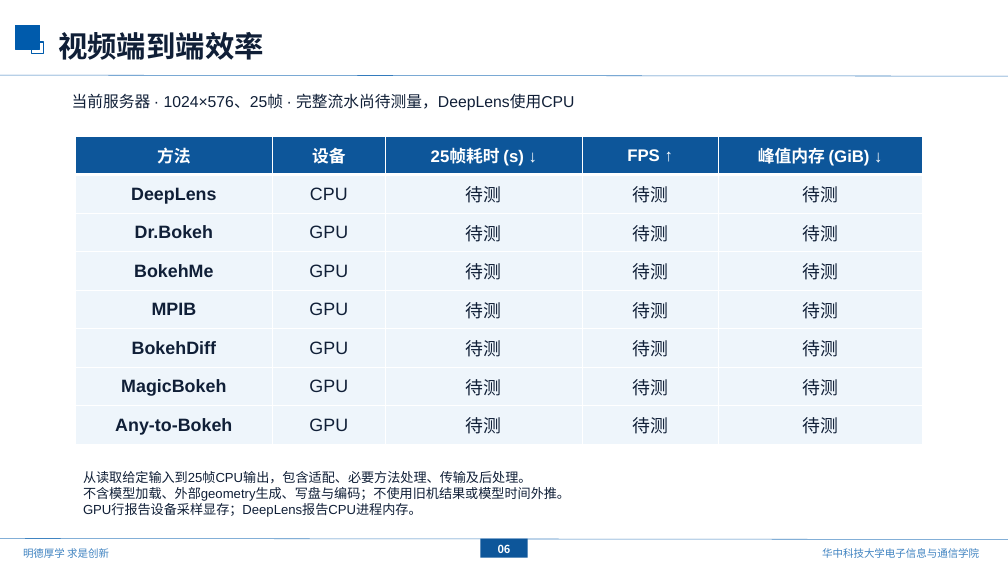
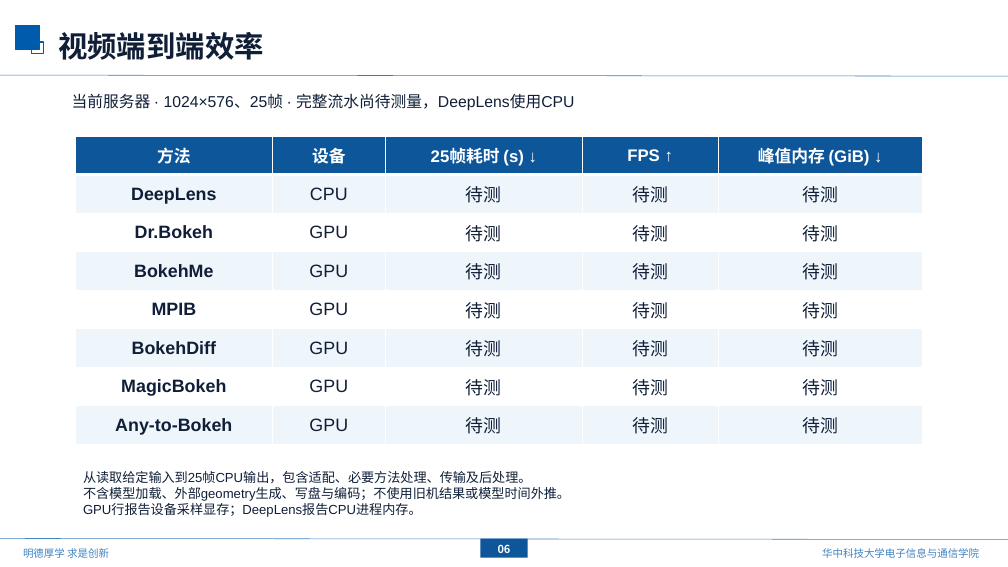
Before and after one commit to mengmcy1/OPPO-depth-guided-video-bokeh, a slide deck: slide 7 of 汇报/下次汇报草稿_基线更新与ATB分析/基线更新与ATB效率分析_草稿.pptx. Drawn at 1008x567 pixels with LibreOffice and Linux fonts; fonts in the diff are those of the drawing; background and template pictures are left out. Boxes give left, top, right and bottom in pixels: in the first picture for what was removed or moved away, otherwise in the second. Text is boxed around its words. In the diff, an @@ line names an element or a change of style, - is before the commit and + after.

```diff
--- a/汇报/下次汇报草稿_基线更新与ATB分析/基线更新与ATB效率分析_草稿.pptx
+++ b/汇报/下次汇报草稿_基线更新与ATB分析/基线更新与ATB效率分析_草稿.pptx
@@ table at (76, 136, 923, 445) @@
@@ fill #EEF5FB to #FFFFFF in 15 cells @@
```
Also in this commit, not shown: 1 other slide changed, 1 other file.
